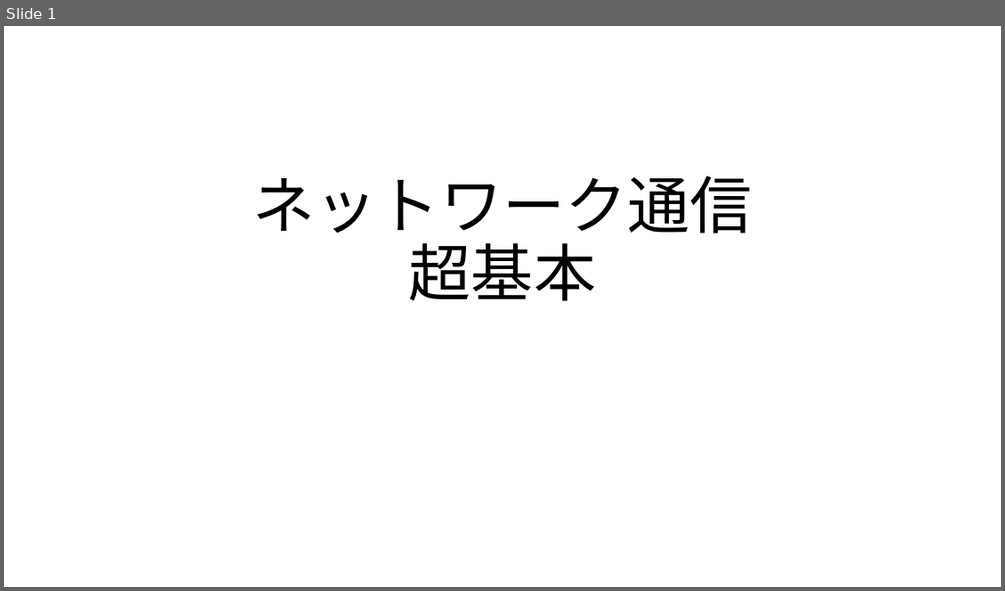
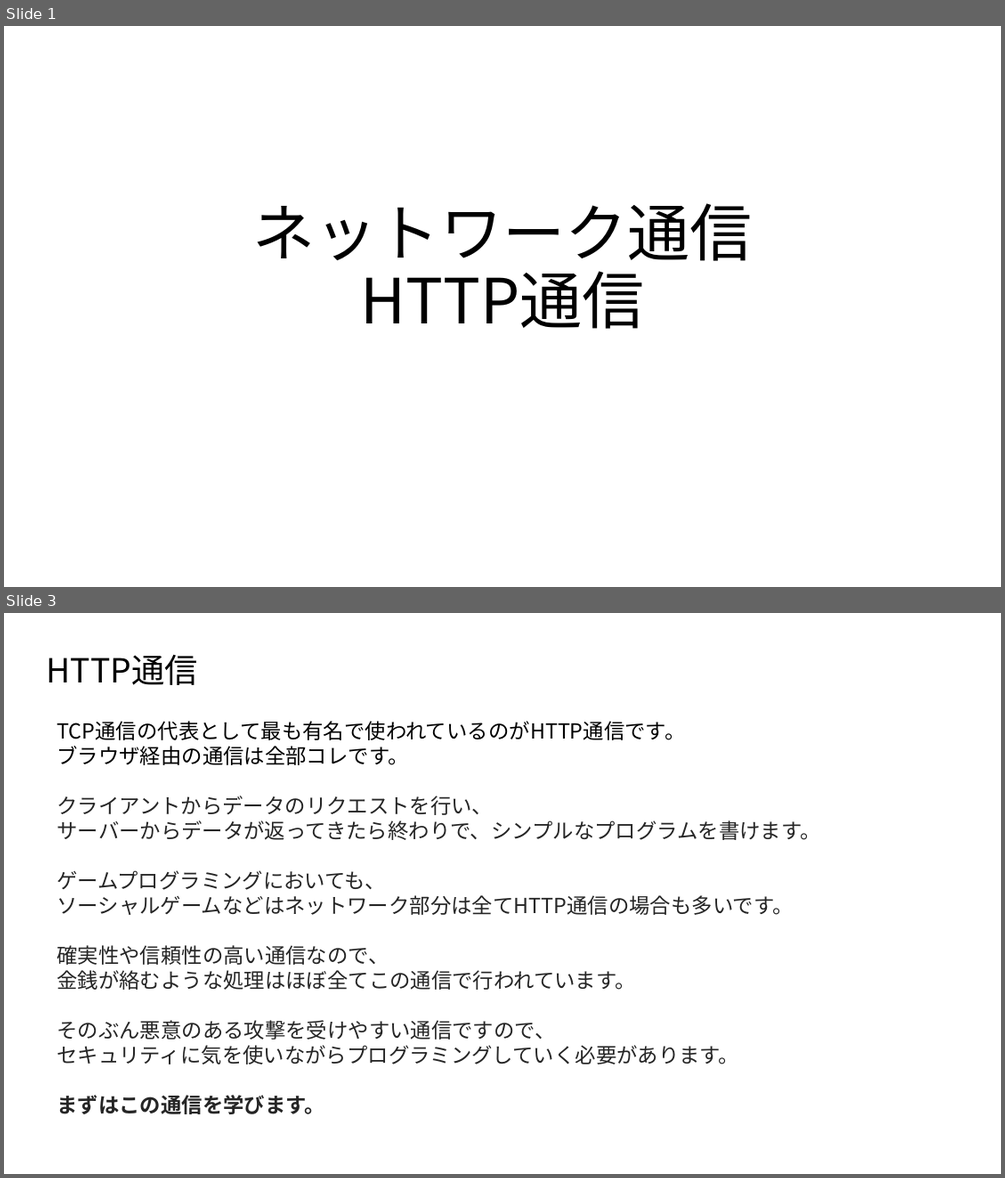
Before and after one commit to MahiroCreative/GameEngineFor2022, a slide deck: 2.SecondSemester/1.ネットワーク通信_Http通信.pptx. Shown one above the other, each under a label of ours: slide 1 before the commit, slides 1 and 3 after it; the slides between them are not shown. The pictures are 1005x591 and 1005x1178 pixels, drawn with LibreOffice and Linux fonts; fonts in the diff are those of the drawing. Boxes give left, top, right and bottom in pixels: in the first picture for what was removed or moved away, otherwise in the second. Text is boxed around its words. In the diff, an @@ line names an element or a change of style, - is before the commit and + after.

```diff
--- a/2.SecondSemester/1.ネットワーク通信_Http通信.pptx
+++ b/2.SecondSemester/1.ネットワーク通信_Http通信.pptx
@@ slide 3 added at (x1=4, y1=613, x2=1001, y2=1174), background #FFFFFF @@
@@ title added at (x1=46, y1=655, x2=197, y2=685), 32 pt, text #000000 @@
+HTTP通信
@@ text added at (x1=57, y1=721, x2=820, y2=1114), 20 pt, text #252525 @@
+TCP通信の代表として最も有名で使われているのがHTTP通信です。
+ブラウザ経由の通信は全部コレです。
+クライアントからデータのリクエストを行い、
+サーバーからデータが返ってきたら終わりで、シンプルなプログラムを書けます。
+ゲームプログラミングにおいても、
+ソーシャルゲームなどはネットワーク部分は全てHTTP通信の場合も多いです。
+確実性や信頼性の高い通信なので、
+金銭が絡むような処理はほぼ全てこの通信で行われています。
+そのぶん悪意のある攻撃を受けやすい通信ですので、
+セキュリティに気を使いながらプログラミングしていく必要があります。
+まずはこの通信を学びます。
@@ slide 1 changed as well @@
@@ title at (x1=253, y1=203, x2=752, y2=329): text changed @@
-ネットワーク通信
-超基本
+ネットワーク通信
+HTTP通信
```
Also in this commit, not shown: 7 other slides added, 18 other files.
